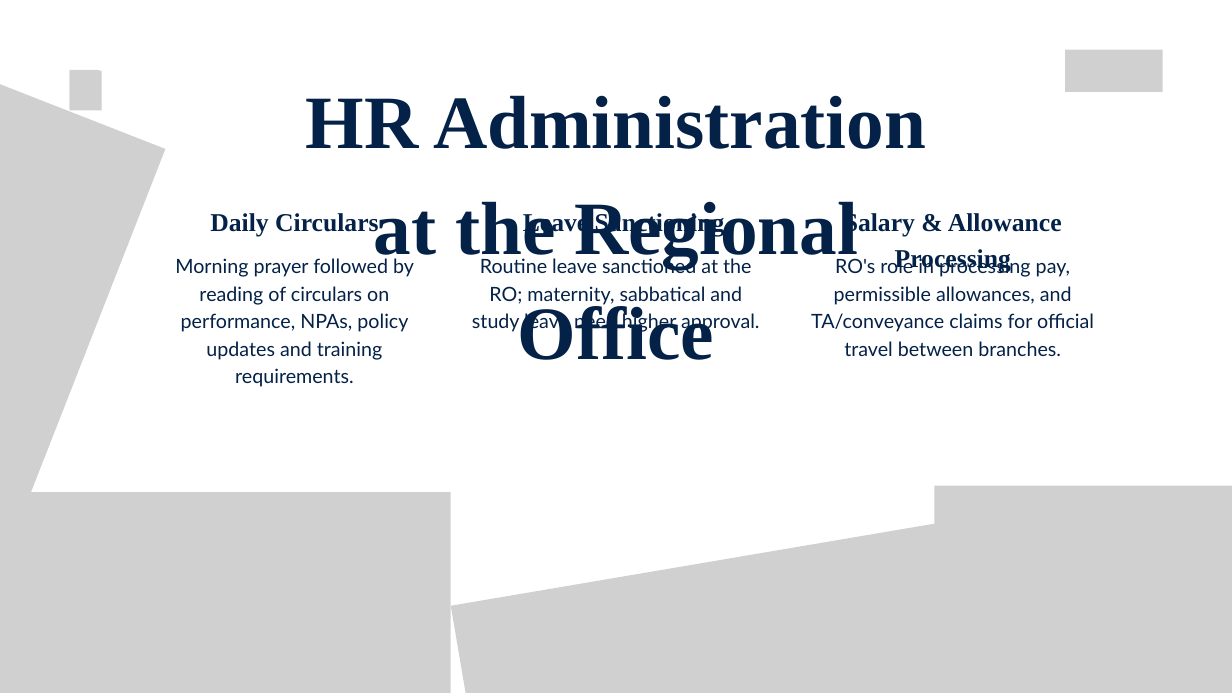
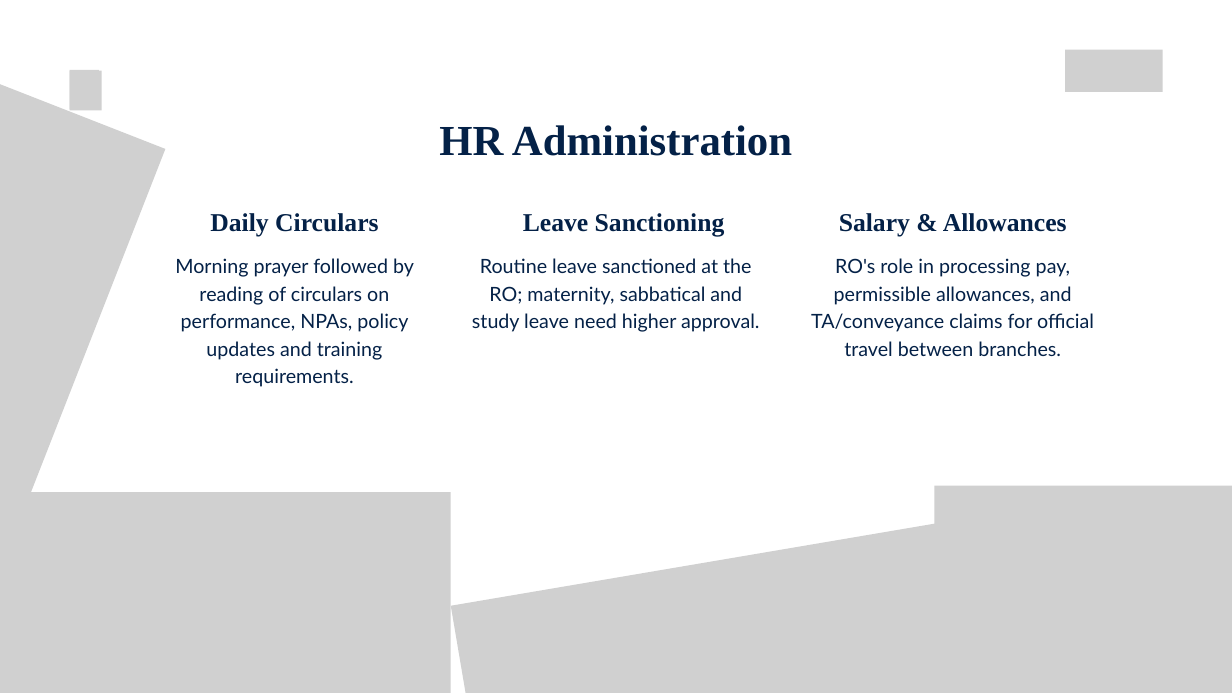
Before and after one commit to debanjanm/Sreetama-Ghosh-Ray, a slide deck: slide 6 of 306 - Internship 3/Internship 3 v2.pptx. Drawn at 1232x693 pixels with LibreOffice and Linux fonts; fonts in the diff are those of the drawing; grey boxes stand for pictures. Boxes give left, top, right and bottom in pixels: in the first picture for what was removed or moved away, otherwise in the second. Text is boxed around its words. In the diff, an @@ line names an element or a change of style, - is before the commit and + after.

```diff
--- a/306 - Internship 3/Internship 3 v2.pptx
+++ b/306 - Internship 3/Internship 3 v2.pptx
@@ text at <box>439,125,792,156</box>: text changed; size 88 to 50 pt @@
-HR Administration at the Regional Office
+HR Administration
@@ text at <box>839,213,1067,236</box>: text changed @@
-Salary & Allowance Processing
+Salary & Allowances
```
Also in this commit, not shown: 7 other slides changed.
